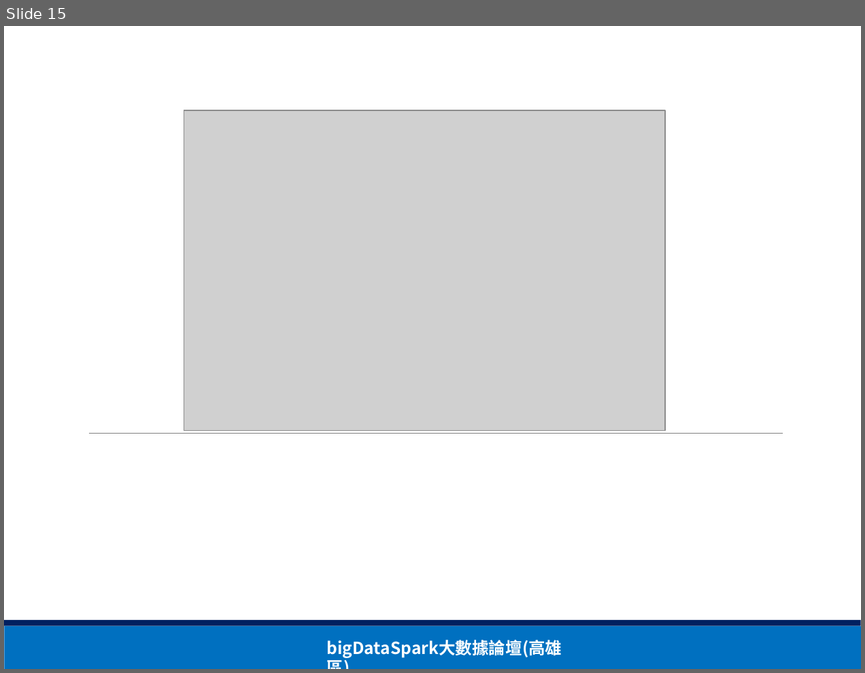
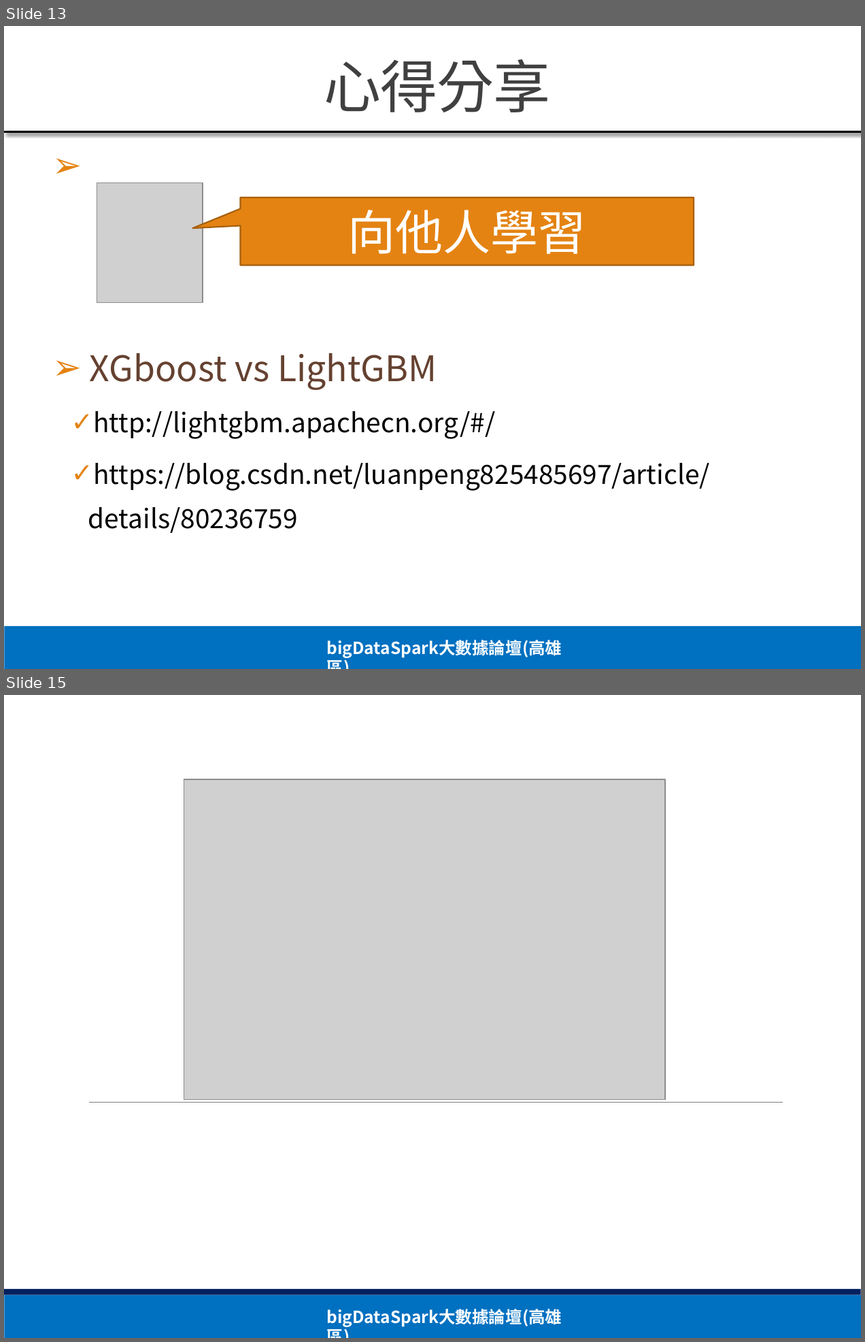
Before and after one commit to paihui/python, a slide deck: T-brain心得分享_20190329.pptx. Shown one above the other, each under a label of ours: slide 15 before the commit, slides 13 and 15 after it; the slides between them are not shown. The pictures are 865x673 and 865x1342 pixels, drawn with LibreOffice and Linux fonts; fonts in the diff are those of the drawing; grey boxes stand for pictures. Boxes give left, top, right and bottom in pixels: in the first picture for what was removed or moved away, otherwise in the second. Text is boxed around its words. In the diff, an @@ line names an element or a change of style, - is before the commit and + after.

```diff
--- a/T-brain心得分享_20190329.pptx
+++ b/T-brain心得分享_20190329.pptx
@@ slide 13 added at bbox=[4, 26, 861, 669], background #FFFFFF; not listed: 2 template elements that a slide beside it also shows @@
@@ title added at bbox=[324, 59, 550, 112], 48 pt, text #404040 @@
+心得分享
@@ line added from (4, 131) to (861, 131), #000000 2 pt @@
@@ picture added at bbox=[96, 183, 203, 303] @@
@@ speech box added at bbox=[241, 197, 694, 265], fill #E48312, outline #A9610D 1.25 pt, 40 pt, text #FFFFFF @@
+向他人學習
@@ text added at bbox=[88, 352, 710, 533], 22.2 pt, text #000000 @@
+➢ XGboost vs LightGBM
+  ✓ http://lightgbm.apachecn.org/#/
+  ✓ https://blog.csdn.net/luanpeng825485697/article/details/80236759
```
Also in this commit, not shown: 7 slides changed, 1 slide removed.
